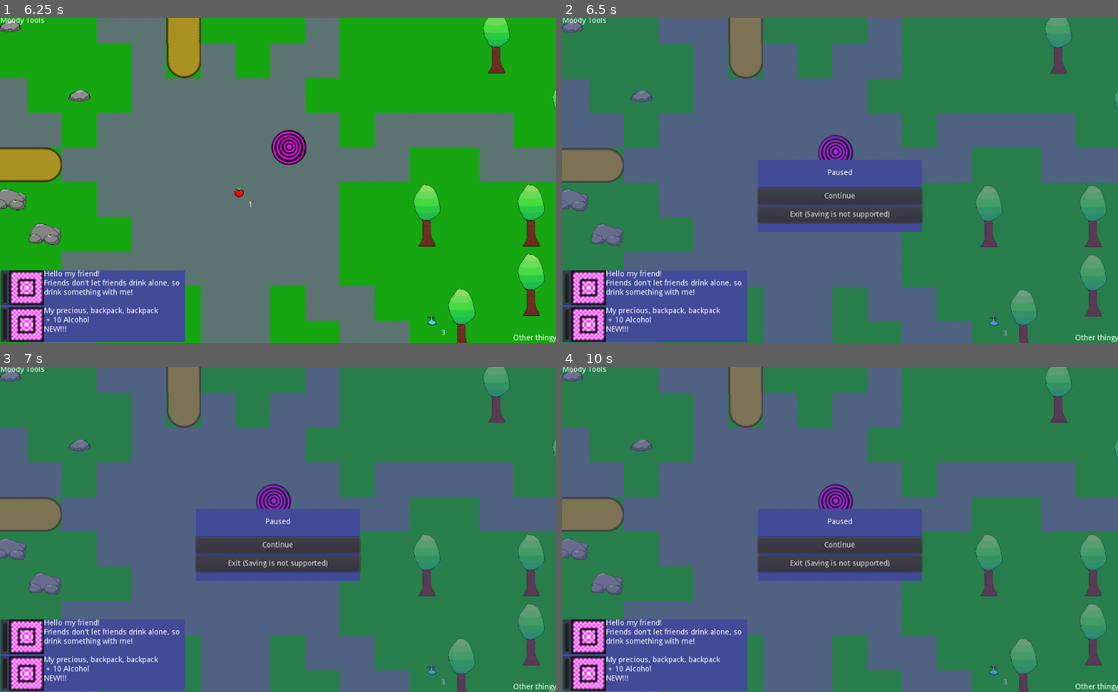
Above: before the commit, frames 1-4 (two rows, left to right).
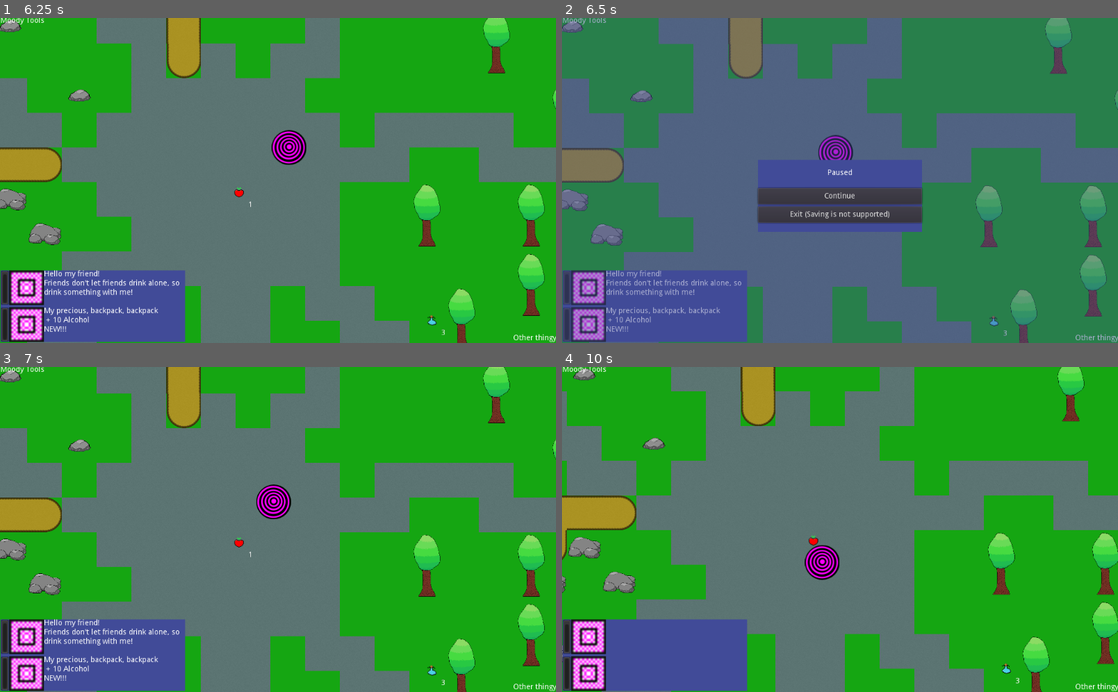
Above: after the commit, the same moments.

Repository: xFrednet/moody-tools
Game: Godot game, scene res://ui/main_menu/main_menu.tscn
Same seed, same stepped clock (60 frames per second), same inputs: the game is played once before the commit and once after it.
Inputs (mouse positions are in pixels of both pictures, inside the frame that each line leads up to):
- Up to frame 1 (6.25 s): click "Start" at 0.5 s; click "Skip >>" at 1.25 s; click "Start Beam me up, Scotty" at 2 s; tap Enter at 2.75 s; move the mouse to (400, 164) at 2.77 s; hold D (right) 2.78-3.53 s; click (400, 164) at 2.92 s; move the mouse to (166, 196) at 3.52 s; hold S (down) 3.53-4.28 s; click (166, 196) at 3.67 s; move the mouse to (333, 109) at 4.27 s; hold D (right) 4.28-5.03 s; click (333, 109) at 4.42 s; move the mouse to (250, 245) at 5.02 s; hold W (up) 5.03-5.78 s; click (250, 245) at 5.17 s; move the mouse to (444, 229) at 5.77 s; hold A (left) from 5.78 s (still down); click (444, 229) at 5.92 s
- Up to frame 2 (6.5 s): keep holding A (left); tap Escape (pause_game) at 6.4 s
- Up to frame 3 (7 s): release A (left) at 6.5 s; click "Continue" at 6.5 s
- Up to frame 4 (10 s): click (840, 545) at 7.25 s, where only the run before the commit has a clickable "Continue"; tap Space at 8 s; move the mouse to (673, 480) at 8.02 s; hold A (left) 8.03-8.78 s; click (673, 480) at 8.17 s; move the mouse to (867, 529) at 8.77 s; hold S (down) 8.78-9.53 s; click (867, 529) at 8.92 s; move the mouse to (756, 448) at 9.52 s; hold D (right) from 9.53 s (still down); click (756, 448) at 9.67 s

Frame 1 is identical in both runs. In frame 2, 2.2% of the frame differs, in the area x 0-100%, y 0-100%; in frame 3, 57%; in frame 4, 62%.

Commit message:
Fixed a nother bug

Diff:
--- a/in_game.tscn
+++ b/in_game.tscn
@@ -11,17 +11,15 @@
 
 [node name="ui" type="CanvasLayer" parent="."]
 
-[node name="esc_menu" parent="ui" instance=ExtResource( 5 )]
-pause_mode = 2
-visible = false
-mouse_filter = 1
-
 [node name="game_menu" parent="ui" instance=ExtResource( 2 )]
 margin_top = -1.59424
 margin_bottom = -1.59424
 size_flags_horizontal = 2
 size_flags_vertical = 2
 
+[node name="esc_menu" parent="ui" instance=ExtResource( 5 )]
+visible = false
+
 [node name="world" parent="." instance=ExtResource( 1 )]
 
 [node name="player" parent="." instance=ExtResource( 3 )]
--- a/ui/esc_menu/esc_menu.gd
+++ b/ui/esc_menu/esc_menu.gd
@@ -17,7 +17,6 @@
 
 func continue_game():
 	set_visible(false)
-	set_size(Vector2(1,1))
 	get_tree().paused = false
 	emit_signal("continue_game")
 
--- a/ui/esc_menu/esc_menu.tscn
+++ b/ui/esc_menu/esc_menu.tscn
@@ -3,6 +3,7 @@
 [ext_resource path="res://ui/esc_menu/esc_menu.gd" type="Script" id=1]
 
 [node name="esc_menu" type="Control"]
+pause_mode = 2
 anchor_right = 1.0
 anchor_bottom = 1.0
 script = ExtResource( 1 )
@@ -60,6 +61,7 @@
 text = "Continue"
 
 [node name="exit_button" type="Button" parent="Panel/menu"]
+pause_mode = 2
 margin_top = 86.0
 margin_right = 302.0
 margin_bottom = 116.0
